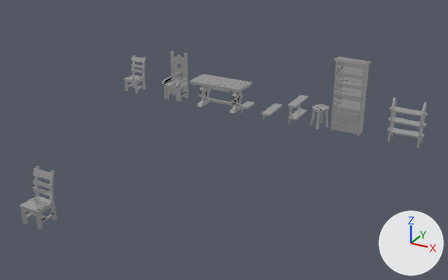
A saved change to the FBX model Assets/Art/Models/Environment/Furniture.fbx.
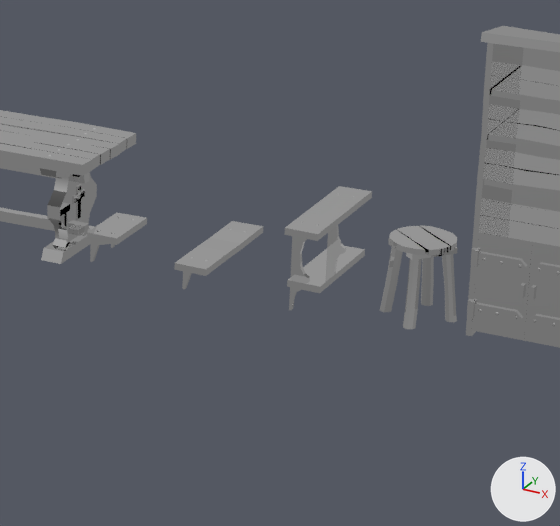
Each version is shown whole from a camera (50 mm lens) standing at (10.86, -9.48, 8.37) and looking at (2.56, 5.61, 0.83), then close up on the part from 49% to 79% of the width and 18% to 63% of the height. Lighting does not change. The marker at lower right points along +X, +Y and +Z. Where no turn or scale is listed for an object, it has been applied to the vertices. Vertices at the same position are counted once.

Names of what the first close-up shows: 'BookcaseDoorLeft', 'BookcaseDoorRight', 'BookcaseWithDoors', 'Shelf', 'ShelfDouble', 'ShelfSmall', 'Stool', 'Table'.
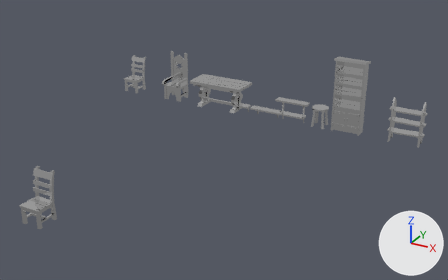
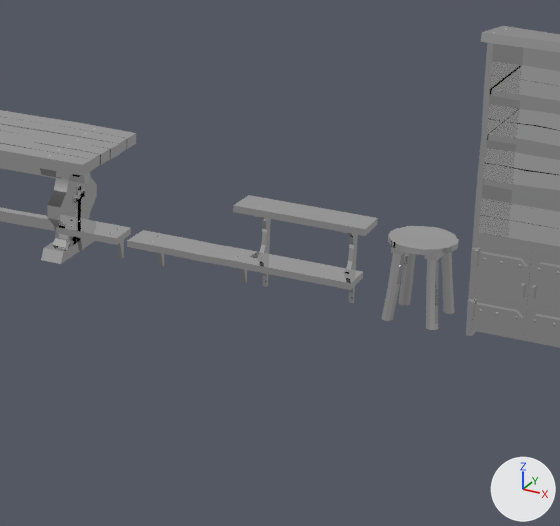
Location of each change, [x1, y1, x2, y2] in pixels of the close-ups (560 x 526 px):
'ShelfDouble', mesh turned: before [284, 186, 372, 310]; after [233, 195, 378, 303]
'Stool', turned: before [380, 225, 458, 329]; after [382, 226, 459, 330]
'Shelf', mesh turned: before [174, 221, 263, 289]; after [127, 230, 259, 283]
'ShelfSmall', mesh turned: before [87, 213, 147, 262]; after [56, 218, 131, 259]

What changed in the scene script:
```text
Change me_shelfdouble:
    where me_shelfdouble.from_pydata(...)  # 208 vertices, 132 faces; spans x 0.0..0.304, y -0.6..0.6, z 0.0..0.807
    used by ob_shelfdouble; location = (3.0, 10.0, 0.0)
    me_shelfdouble part 3: the whole mesh is turned -90 degrees about the z axis through the mesh origin
Change me_shelfsmall:
    where me_shelfsmall.from_pydata(...)  # 96 vertices, 57 faces; spans x 0.0..0.3, y -0.3..0.3, z 0.0..0.307
    used by ob_shelfsmall; location = (1.0, 10.0, 0.0)
    me_shelfsmall part 2: the whole mesh is turned -90 degrees about the z axis through the mesh origin
Change me_shelf:
    where me_shelf.from_pydata(...)  # 112 vertices, 69 faces; spans x 0.0..0.3, y -0.6..0.6, z 0.0..0.307
    used by ob_shelf; location = (2.0, 10.0, 0.0)
    me_shelf part 1: the whole mesh is turned -90 degrees about the z axis through the mesh origin
Change ob_stool:
    ob_stool.rotation_euler: (1.571, 0.0, -0.686) -> (1.571, 0.0, 0.0)  # degrees (90, 0, -39) -> degrees (90, 0, 0)
```
